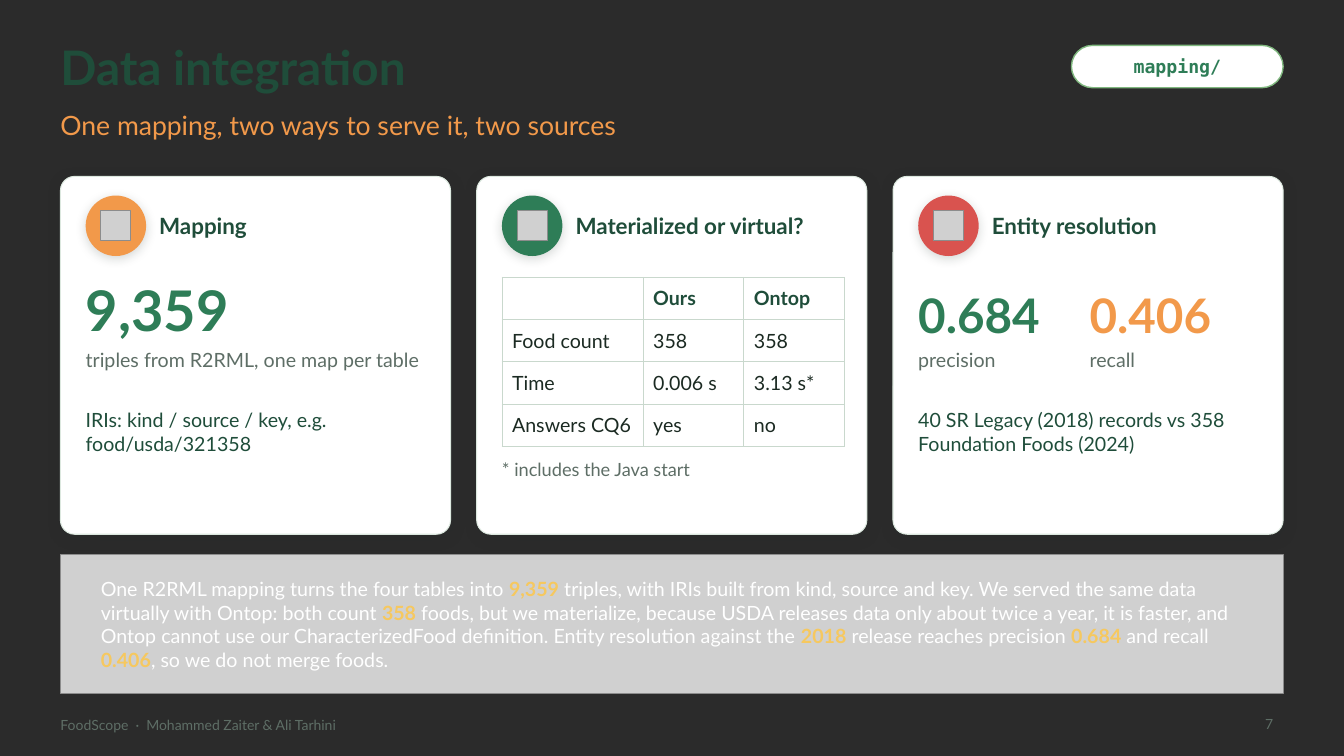
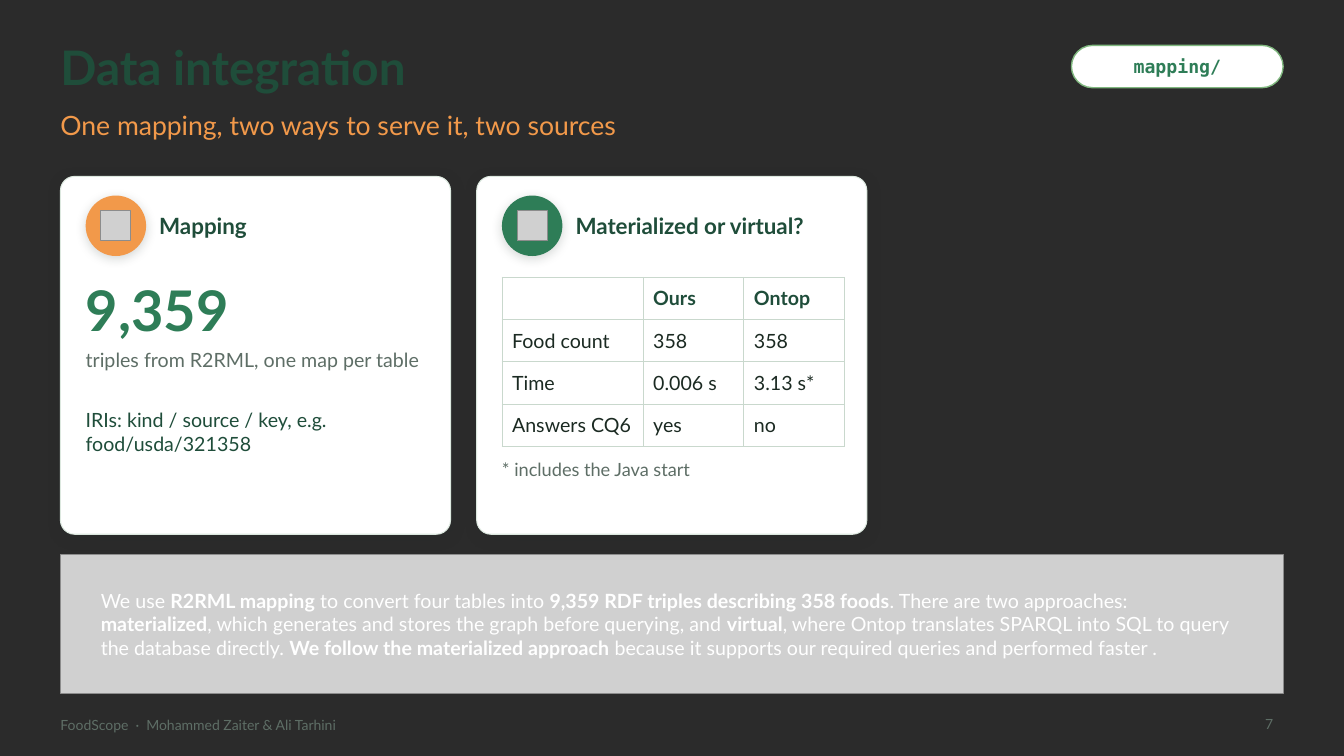
Before and after one commit to MohammedZaiter/knowledge-rep, a slide deck: slide 7 of presentation/FoodScope.pptx. Drawn at 1344x756 pixels with LibreOffice and Linux fonts; fonts in the diff are those of the drawing; grey boxes stand for pictures; background and template pictures are left out; a plain dark background stands for a picture behind light text. Boxes give left, top, right and bottom in pixels: in the first picture for what was removed or moved away, otherwise in the second. Text is boxed around its words. In the diff, an @@ line names an element or a change of style, - is before the commit and + after.

Commit message:
+update final presentation  for FoodScope

```diff
--- a/presentation/FoodScope.pptx
+++ b/presentation/FoodScope.pptx
@@ rounded rectangle removed at (893,176,1284,534) @@
@@ ellipse removed at (919,196,979,256) @@
@@ picture removed at (934,211,964,241) @@
@@ text removed at (992,217,1157,238) @@
-Entity resolution
@@ text removed at (918,298,1040,334) @@
-0.684
@@ text removed at (1090,298,1212,334) @@
-0.406
@@ text removed at (918,353,995,371) @@
-precision
@@ text removed at (1090,352,1135,367) @@
-recall
@@ text removed at (918,412,1224,454) @@
-40 SR Legacy (2018) records vs 358 Foundation Foods (2024)
@@ text at (101,594,1230,658): text changed @@
-One R2RML mapping turns the four tables into 9,359 triples, with IRIs built from kind, source and key. We served the same data virtually with Ontop: both count 358 foods, but we materialize, because USDA releases data only about twice a year, it is faster, and Ontop cannot use our CharacterizedFood definition. Entity resolution against the 2018 release reaches precision 0.684 and recall 0.406, so we do not merge foods.
+We use R2RML mapping to convert four tables into 9,359 RDF triples describing 358 foods. There are two approaches: materialized, which generates and stores the graph before querying, and virtual, where Ontop translates SPARQL into SQL to query the database directly. We follow the materialized approach because it supports our required queries and performed faster .
```
Also in this commit, not shown: 8 other slides changed, 1 slide removed.
